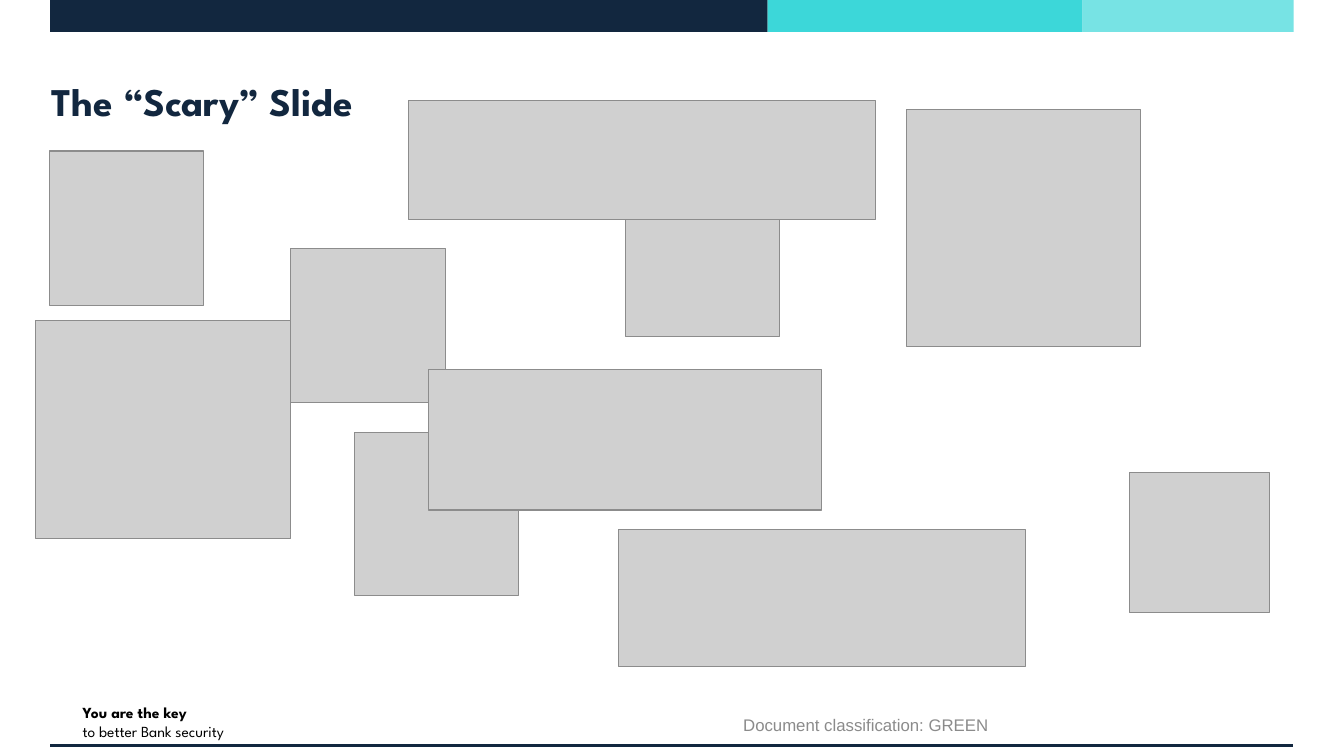
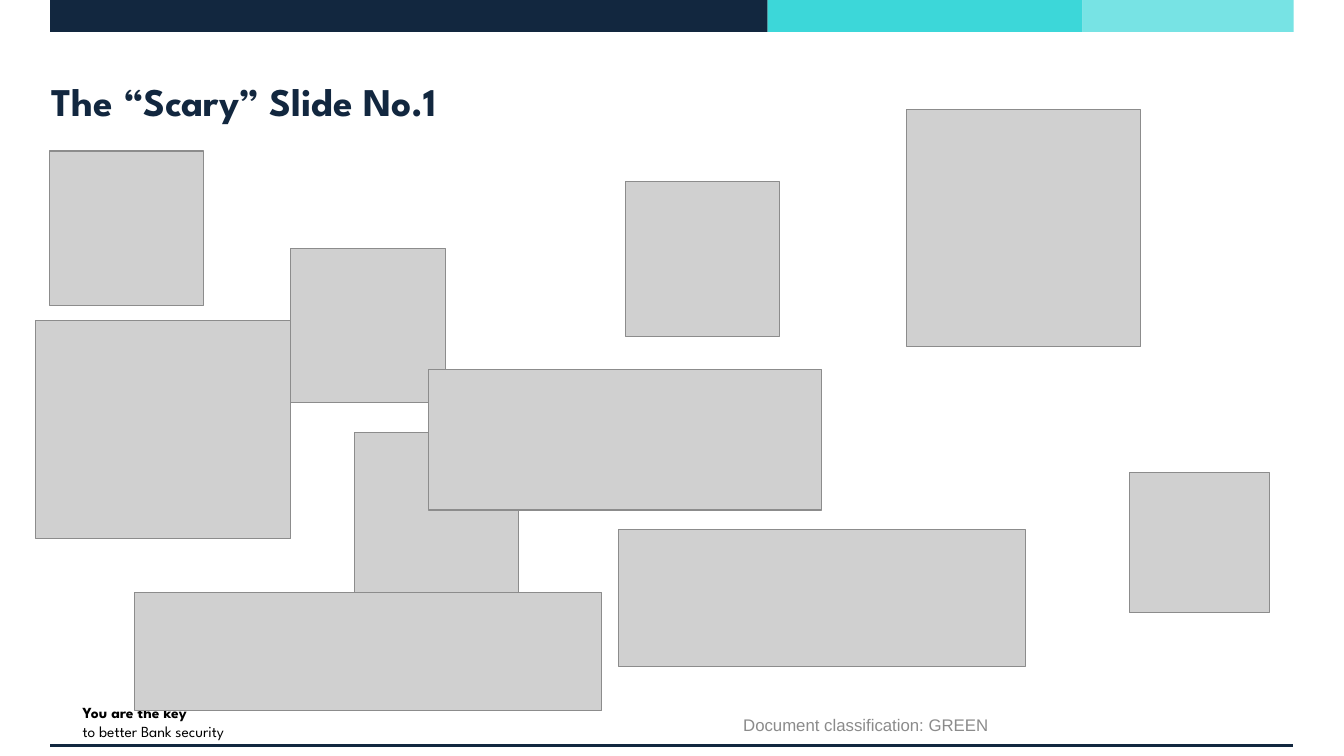
Before and after one commit to vincentjking/Presentations, a slide deck: slide 6 of 202301 - BCS/DevSecOps - The True Cost of Secure Transformation.pptx (slide 4 before the commit). Drawn at 1344x756 pixels with LibreOffice and Linux fonts; fonts in the diff are those of the drawing; grey boxes stand for pictures; background and template pictures are left out. Boxes give left, top, right and bottom in pixels: in the first picture for what was removed or moved away, otherwise in the second. Text is boxed around its words. In the diff, an @@ line names an element or a change of style, - is before the commit and + after.

```diff
--- a/202301 - BCS/DevSecOps - The True Cost of Secure Transformation.pptx
+++ b/202301 - BCS/DevSecOps - The True Cost of Secure Transformation.pptx
@@ title at (52,89,436,124): text changed @@
-The “Scary” Slide
+The “Scary” Slide No.1
@@ picture: place and size @@
-picture at (409,101,877,220)
+picture at (135,593,603,712)
```
Also in this commit, not shown: 3 other slides changed, 9 slides added, 3 slides removed.
